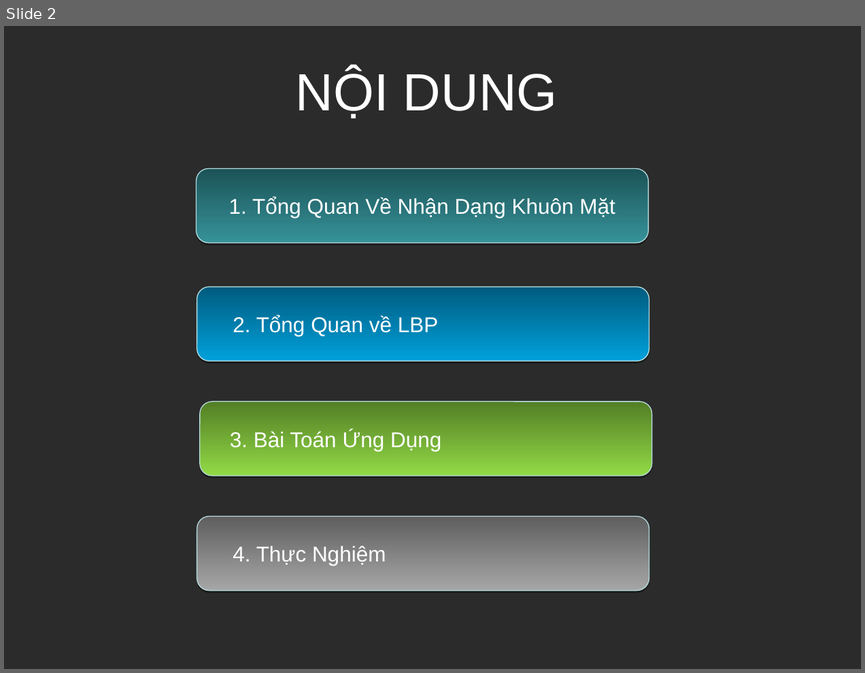
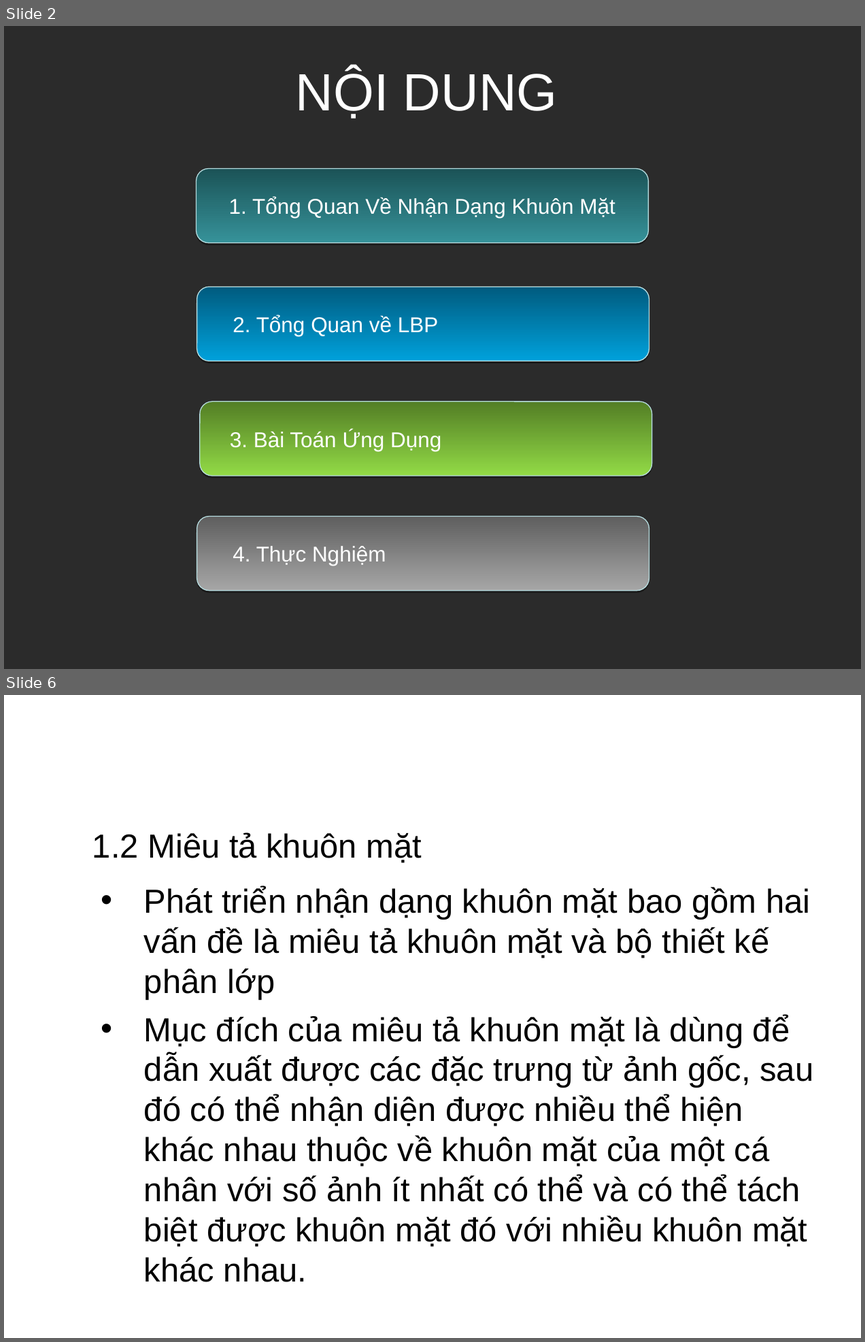
Before and after one commit to Alex7Huynh/lbp-group7, a slide deck: Slide.ppt. Shown one above the other, each under a label of ours: slide 2 before the commit, slides 2 and 6 after it; the slides between them are not shown. The pictures are 865x673 and 865x1342 pixels, drawn with LibreOffice and Linux fonts; fonts in the diff are those of the drawing; background and template pictures are left out; a plain dark background stands for a picture behind light text. Boxes give left, top, right and bottom in pixels: in the first picture for what was removed or moved away, otherwise in the second. Text is boxed around its words. In the diff, an @@ line names an element or a change of style, - is before the commit and + after.

```diff
--- a/Slide.ppt
+++ b/Slide.ppt
@@ slide 6 added at bbox=[4, 695, 861, 1338], background picture (left out) @@
@@ title added at bbox=[41, 706, 812, 791], 32 pt, text #FFFFFF @@
+1. Tổng Quan Về Nhận Dạng Khuôn Mặt
@@ text added at bbox=[92, 832, 422, 863], 28 pt, text #000000 @@
+  1.2 Miêu tả khuôn mặt
@@ text added at bbox=[144, 886, 813, 1282], 28 pt, text #000000 @@
+    • Phát triển nhận dạng khuôn mặt bao gồm hai vấn đề là miêu tả khuôn mặt và bộ thiết kế phân lớp
+    • Mục đích của miêu tả khuôn mặt là dùng để dẫn xuất được các đặc trưng từ ảnh gốc, sau đó có thể nhận diện được nhiều thể hiện khác nhau thuộc về khuôn mặt của một cá nhân với số ảnh ít nhất có thể và có thể tách biệt được khuôn mặt đó với nhiều khuôn mặt khác nhau.
```
Also in this commit, not shown: 15 other slides added, 1 slide removed.
